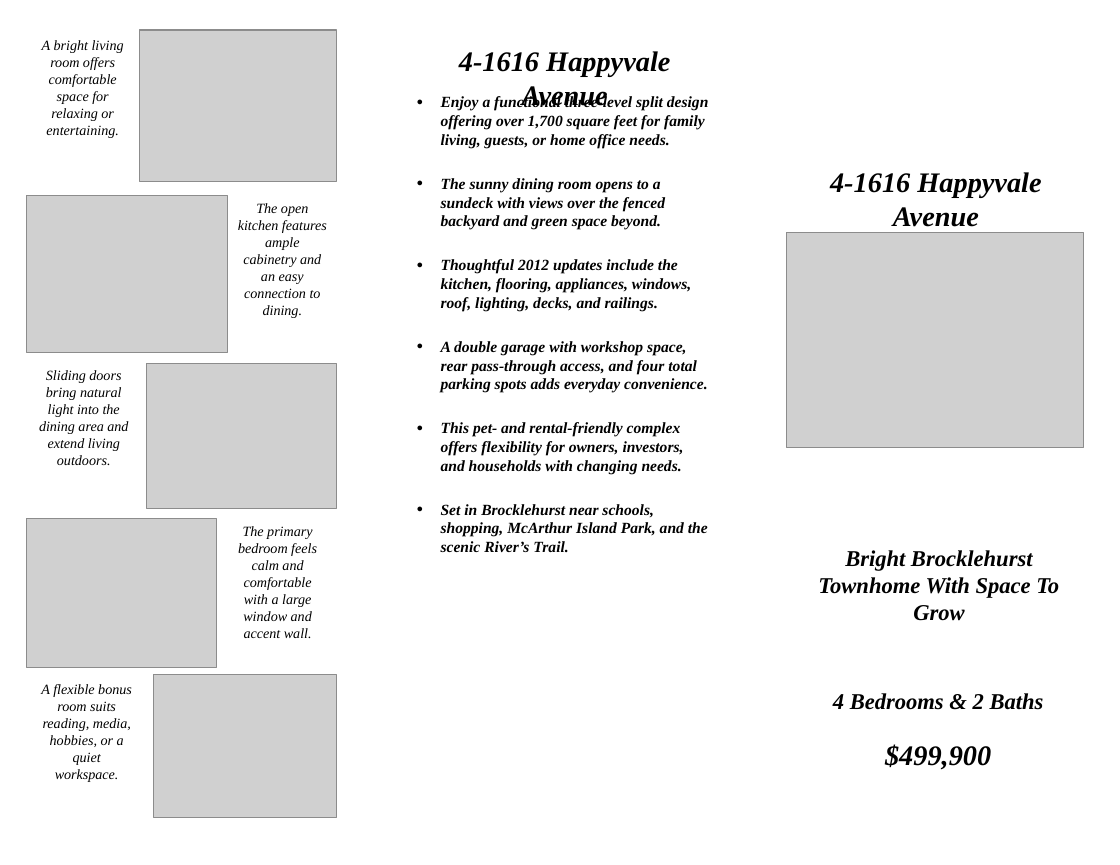
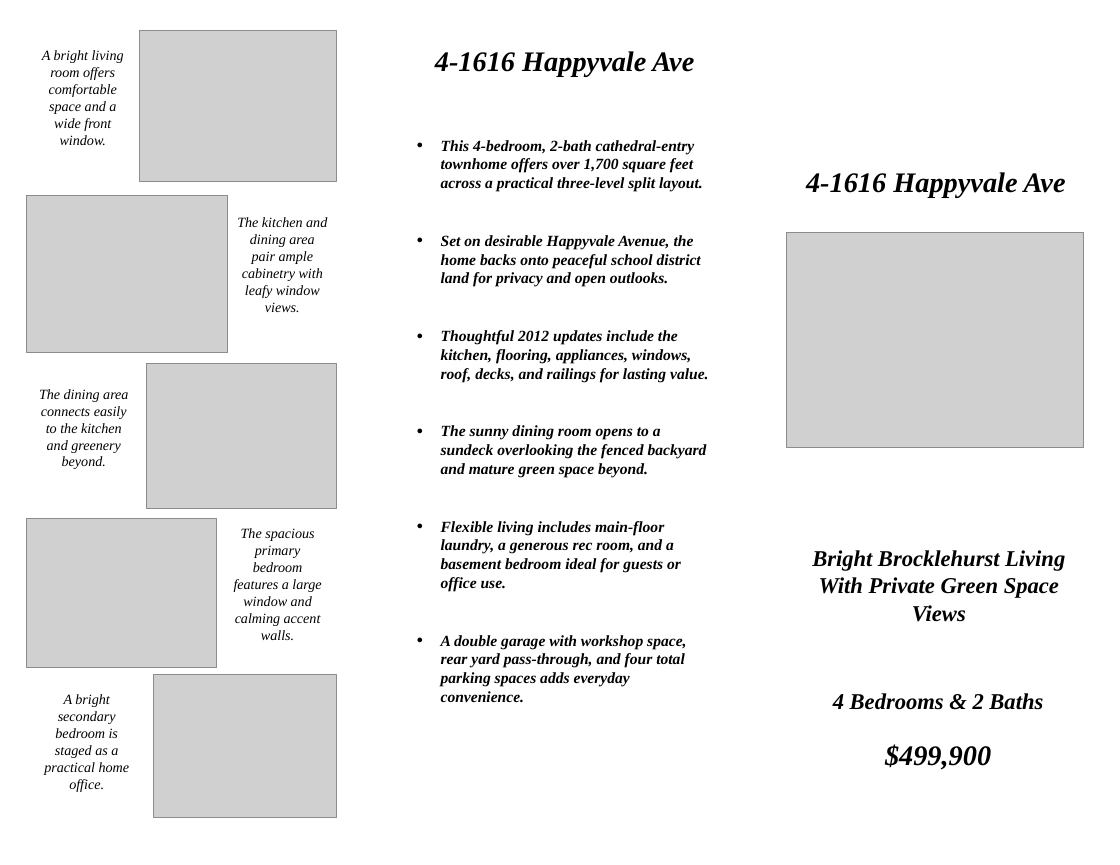
Before and after one commit to Shup04/Brochure-Agent, a slide deck: slide 1 of test_output.pptx. Drawn at 1120x865 pixels with LibreOffice and Linux fonts; fonts in the diff are those of the drawing; grey boxes stand for pictures; background and template pictures are left out. Boxes give left, top, right and bottom in pixels: in the first picture for what was removed or moved away, otherwise in the second. Text is boxed around its words. In the diff, an @@ line names an element or a change of style, - is before the commit and + after.

```diff
--- a/test_output.pptx
+++ b/test_output.pptx
@@ text at (x1=42, y1=50, x2=124, y2=145): text changed @@
-A bright living room offers comfortable space for relaxing or entertaining.
+A bright living room offers comfortable space and a wide front window.
@@ text at (x1=435, y1=51, x2=694, y2=76): text changed @@
-4-1616 Happyvale Avenue
+4-1616 Happyvale Ave
@@ text at (x1=441, y1=140, x2=708, y2=703): text changed @@
-● Enjoy a functional three-level split design offering over 1,700 square feet for family living, guests, or home office needs.
-● The sunny dining room opens to a sundeck with views over the fenced backyard and green space beyond.
-● Thoughtful 2012 updates include the kitchen, flooring, appliances, windows, roof, lighting, decks, and railings.
-● A double garage with workshop space, rear pass-through access, and four total parking spots adds everyday convenience.
-● This pet- and rental-friendly complex offers flexibility for owners, investors, and households with changing needs.
-● Set in Brocklehurst near schools, shopping, McArthur Island Park, and the scenic River’s Trail.
+● This 4-bedroom, 2-bath cathedral-entry townhome offers over 1,700 square feet across a practical three-level split layout.
+● Set on desirable Happyvale Avenue, the home backs onto peaceful school district land for privacy and open outlooks.
+● Thoughtful 2012 updates include the kitchen, flooring, appliances, windows, roof, decks, and railings for lasting value.
+● The sunny dining room opens to a sundeck overlooking the fenced backyard and mature green space beyond.
+● Flexible living includes main-floor laundry, a generous rec room, and a basement bedroom ideal for guests or office use.
+● A double garage with workshop space, rear yard pass-through, and four total parking spaces adds everyday convenience.
@@ text at (x1=806, y1=172, x2=1066, y2=197): text changed @@
-4-1616 Happyvale Avenue
+4-1616 Happyvale Ave
@@ text at (x1=237, y1=217, x2=327, y2=312): text changed @@
-The open kitchen features ample cabinetry and an easy connection to dining.
+The kitchen and dining area pair ample cabinetry with leafy window views.
@@ text at (x1=39, y1=389, x2=128, y2=469): text changed @@
-Sliding doors bring natural light into the dining area and extend living outdoors.
+The dining area connects easily to the kitchen and greenery beyond.
@@ text at (x1=234, y1=528, x2=321, y2=640): text changed @@
-The primary bedroom feels calm and comfortable with a large window and accent wall.
+The spacious primary bedroom features a large window and calming accent walls.
@@ text at (x1=812, y1=550, x2=1065, y2=622): text changed @@
-Bright Brocklehurst Townhome With Space To Grow
+Bright Brocklehurst Living With Private Green Space Views
@@ vertical alignment top to middle in 5 elements at (x1=234, y1=528, x2=321, y2=640), (x1=42, y1=50, x2=124, y2=145), (x1=39, y1=389, x2=128, y2=469), (x1=237, y1=217, x2=327, y2=312), (x1=44, y1=694, x2=130, y2=792) @@
@@ text at (x1=44, y1=694, x2=130, y2=792): text changed @@
-A flexible bonus room suits reading, media, hobbies, or a quiet workspace.
+A bright secondary bedroom is staged as a practical home office.
```
Also in this commit, not shown: 1 other slide changed, 6 other files.
